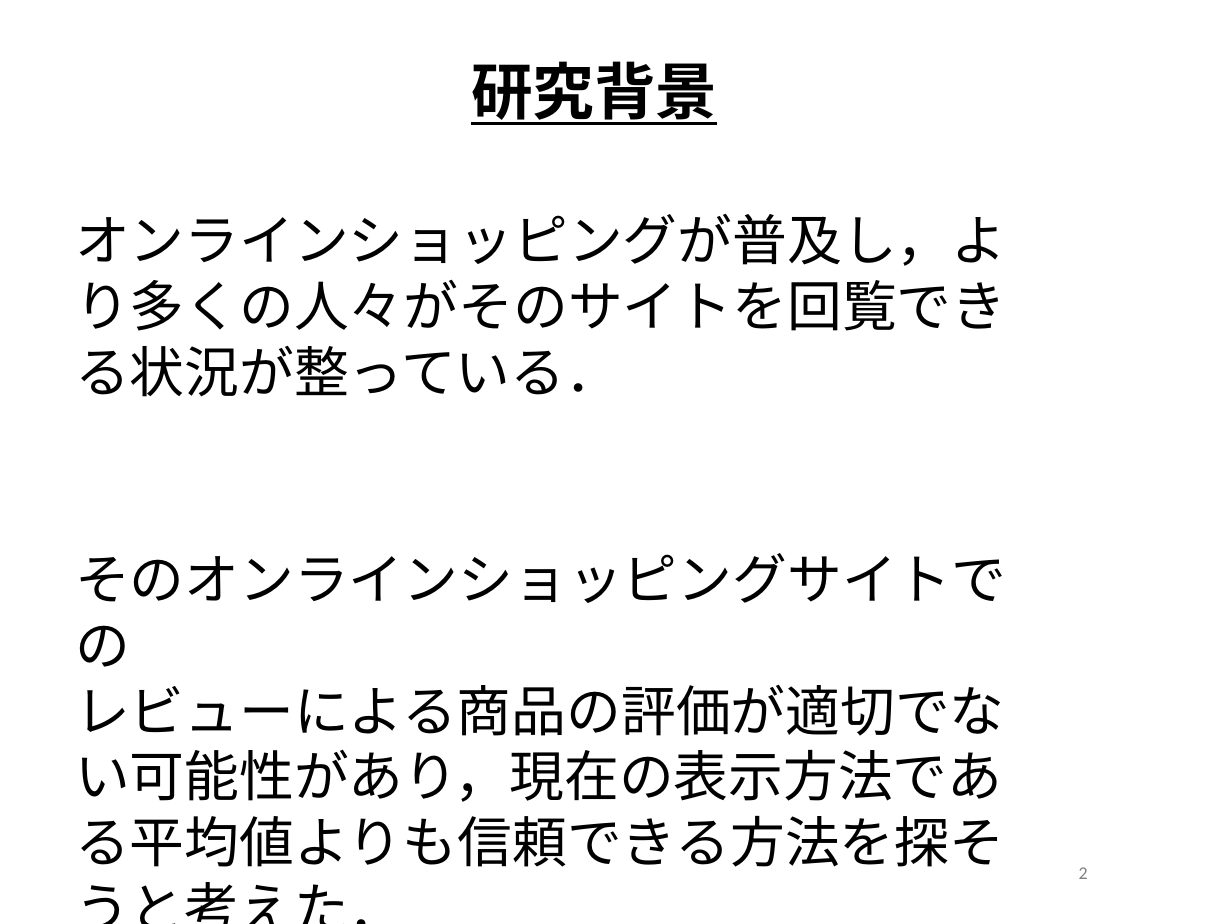
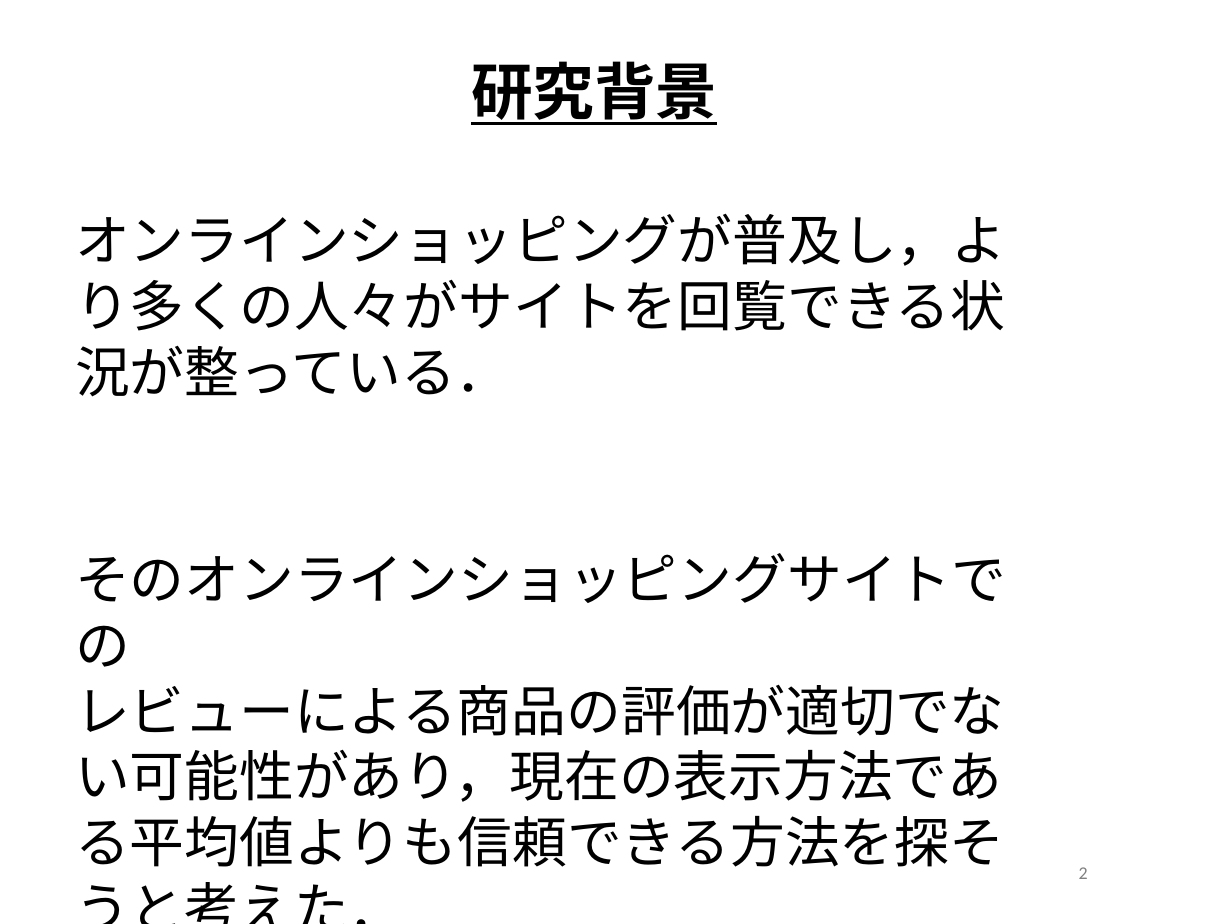
Before and after one commit to keimatsui/kadai, a slide deck: slide 2 of 卒業論文/2014/齋藤勇也/最終発表/卒業論文発表資料.pptx. Drawn at 1232x924 pixels with LibreOffice and Linux fonts; fonts in the diff are those of the drawing; background and template pictures are left out. Boxes give left, top, right and bottom in pixels: in the first picture for what was removed or moved away, otherwise in the second. Text is boxed around its words. In the diff, an @@ line names an element or a change of style, - is before the commit and + after.

```diff
--- a/卒業論文/2014/齋藤勇也/最終発表/卒業論文発表資料.pptx
+++ b/卒業論文/2014/齋藤勇也/最終発表/卒業論文発表資料.pptx
@@ text at bbox=[75, 213, 1006, 397]: text changed @@
-オンラインショッピングが普及し，より多くの人々がそのサイトを回覧できる状況が整っている．
+オンラインショッピングが普及し，より多くの人々がサイトを回覧できる状況が整っている．
```
Also in this commit, not shown: 5 other slides changed, 1 slide added, 3 slides removed.
